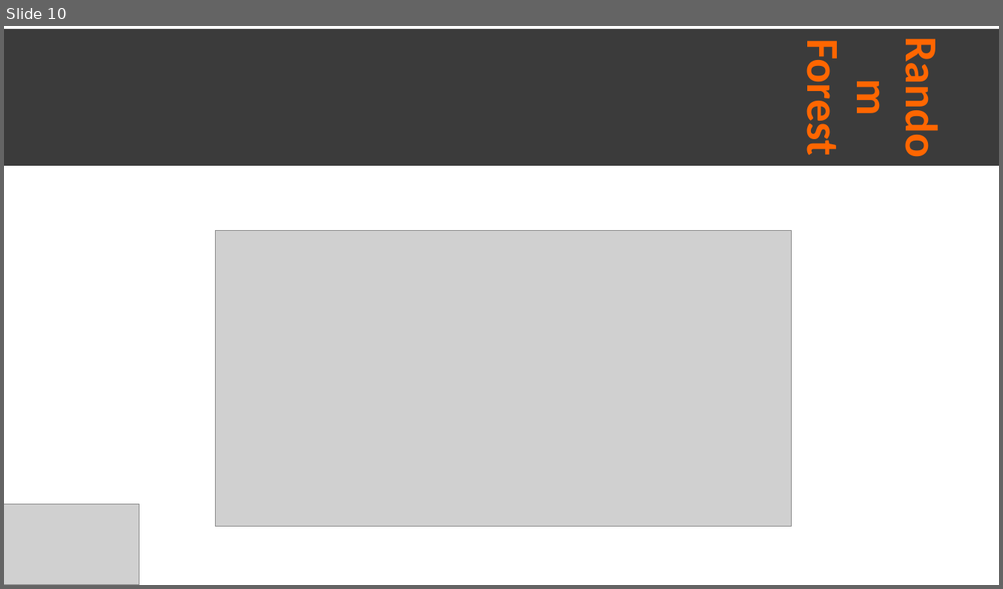
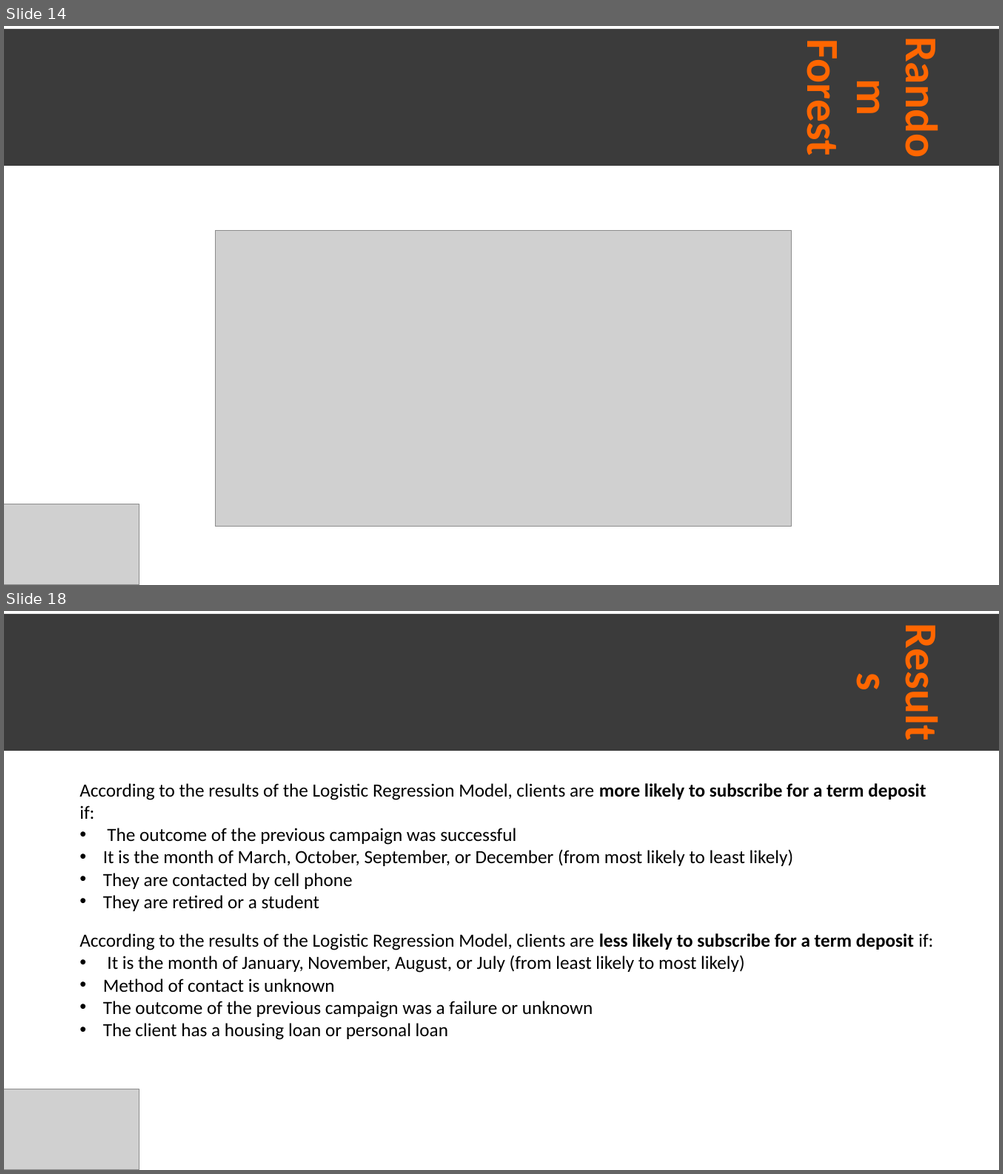
Before and after one commit to janecondon/Bank-Marketing-Campaign-Project, a slide deck: Bank Marketing Campaign.pptx. Shown one above the other, each under a label of ours: slide 10 before the commit, slides 14 and 18 after it; the slides between them are not shown. The pictures are 1003x589 and 1003x1174 pixels, drawn with LibreOffice and Linux fonts; fonts in the diff are those of the drawing; grey boxes stand for pictures. Boxes give left, top, right and bottom in pixels: in the first picture for what was removed or moved away, otherwise in the second. Text is boxed around its words. In the diff, an @@ line names an element or a change of style, - is before the commit and + after.

Commit message:
Updated code and powerpoint

```diff
--- a/Bank Marketing Campaign.pptx
+++ b/Bank Marketing Campaign.pptx
@@ slide 18 added at (4,611,999,1170), background #FFFFFF @@
@@ title added at (4,614,999,752), fill #3B3B3B, 44 pt, text #FF6600, bold @@
+Results
@@ text added at (79,783,925,911), 18 pt, text #000000 @@
+According to the results of the Logistic Regression Model, clients are more likely to subscribe for a term deposit if:
+• The outcome of the previous campaign was successful
+• It is the month of March, October, September, or December (from most likely to least likely)
+• They are contacted by cell phone
+• They are retired or a student
@@ text added at (79,934,933,1040), 18 pt, text #000000 @@
+According to the results of the Logistic Regression Model, clients are less likely to subscribe for a term deposit if:
+• It is the month of January, November, August, or July (from least likely to most likely)
+• Method of contact is unknown
+• The outcome of the previous campaign was a failure or unknown
+• The client has a housing loan or personal loan
@@ picture added at (4,1089,139,1170) @@
@@ what was slide 10 is now slide 14 @@
```
Also in this commit, not shown: 3 slides changed, 5 other slides added, 4 slides removed, 1 other file.
